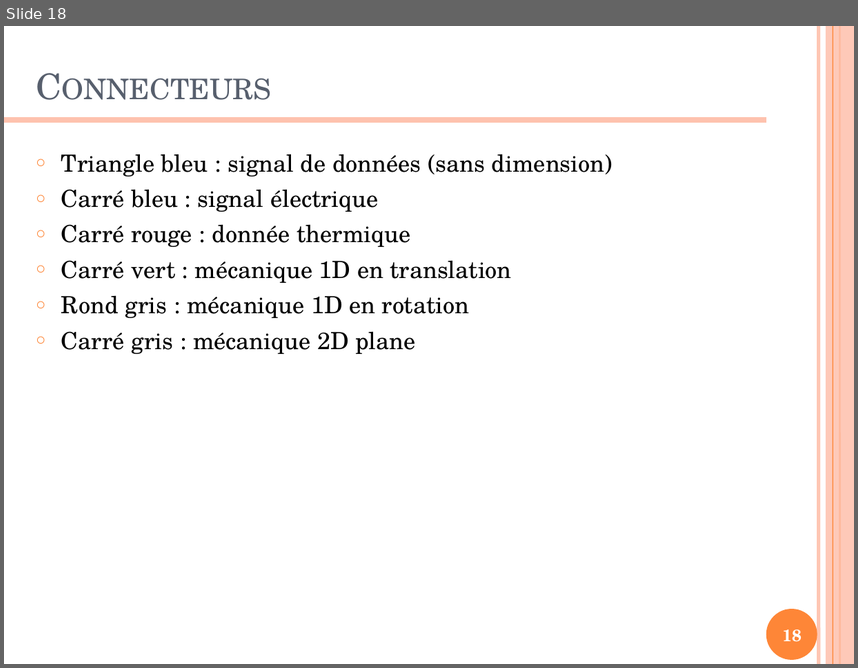
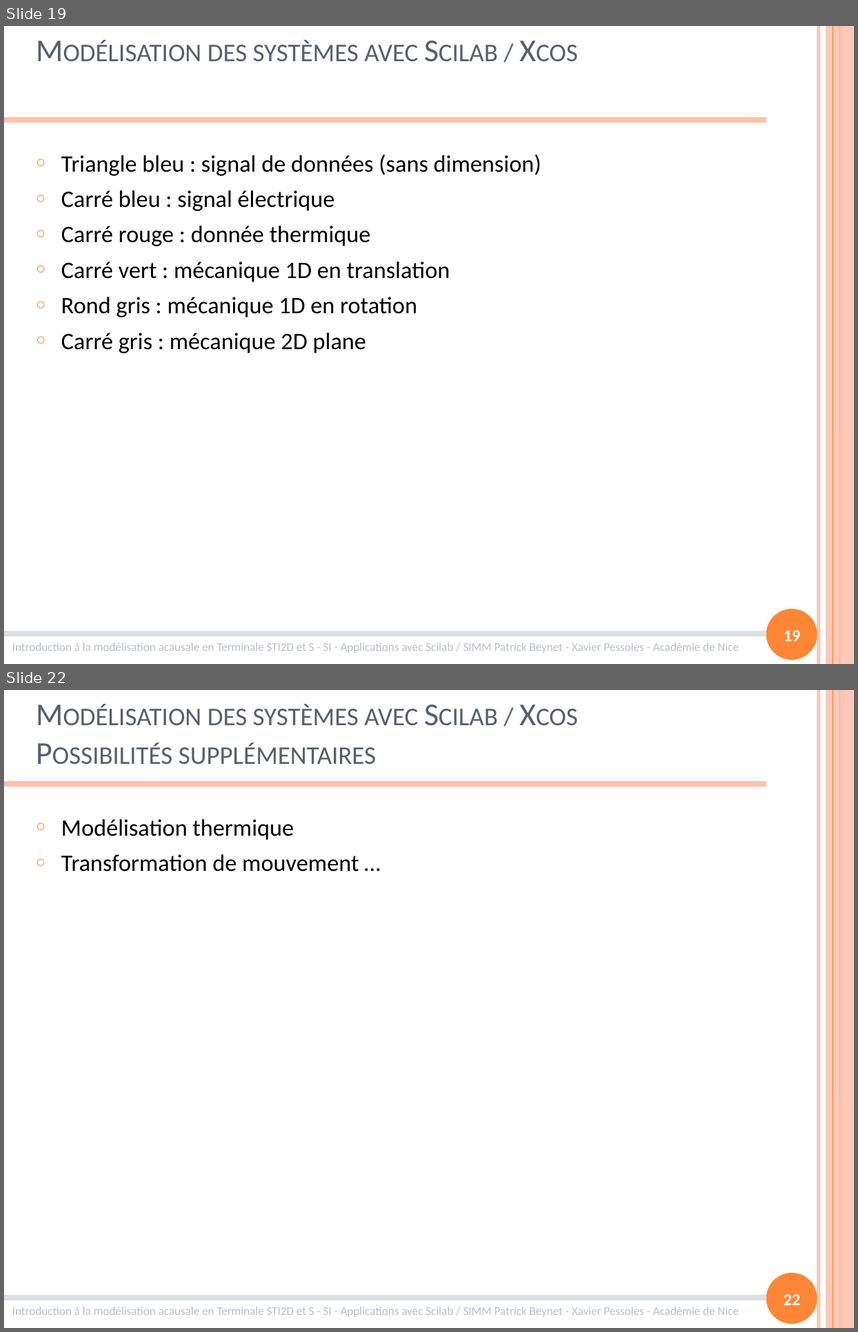
Before and after one commit to xpessoles/Formations, a slide deck: ModelisationMultiphysique/ModelisationMultiphysique.pptx. Shown one above the other, each under a label of ours: slide 18 before the commit, slides 19 and 22 after it; the slides between them are not shown. The pictures are 858x668 and 858x1332 pixels, drawn with LibreOffice and Linux fonts; fonts in the diff are those of the drawing. Boxes give left, top, right and bottom in pixels: in the first picture for what was removed or moved away, otherwise in the second. Text is boxed around its words. In the diff, an @@ line names an element or a change of style, - is before the commit and + after.

```diff
--- a/ModelisationMultiphysique/ModelisationMultiphysique.pptx
+++ b/ModelisationMultiphysique/ModelisationMultiphysique.pptx
@@ slide 22 added at <box>4,690,854,1328</box>, background #FFFFFF; not listed: 8 template elements that a slide beside it also shows @@
@@ title added at <box>179,704,418,765</box>, 27 pt, text #575F6D, small capitals @@
+Modélisation des systèmes avec Scilab / Xcos
+Possibilités supplémentaires
@@ text added at <box>61,819,359,871</box>, 20 pt, text #000000 @@
+○ Modélisation thermique
+○ Transformation de mouvement …
@@ page number added at <box>784,1294,800,1305</box>, 14 pt, text #FFFFFF, bold @@
+22
@@ what was slide 18 is now slide 19 @@
@@ slide 19 changed as well @@
@@ title at <box>208,40,418,61</box>: text changed; size 30 to 27 pt; font TeX Gyre Schola to Calibri @@
-Connecteurs
+Modélisation des systèmes avec Scilab / Xcos
@@ text "Triangle bleu : signal de ..." at <box>61,154,542,353</box>: font TeX Gyre Schola to Calibri @@
@@ line added from (4, 633) to (766, 633), #DCDFE3 4.5 pt @@
@@ text added at <box>12,642,739,653</box>, 10 pt, text #B9BEC7 @@
+Introduction à la modélisation acausale en Terminale STI2D et S - SI - Applications avec Scilab / SIMM Patrick Beynet - Xavier Pessoles - Académie de Nice
@@ page number at <box>784,630,800,641</box>: text changed; font TeX Gyre Schola to Calibri @@
-18
+19
```
Also in this commit, not shown: 21 other slides changed, 12 other slides added, 7 slides removed.
